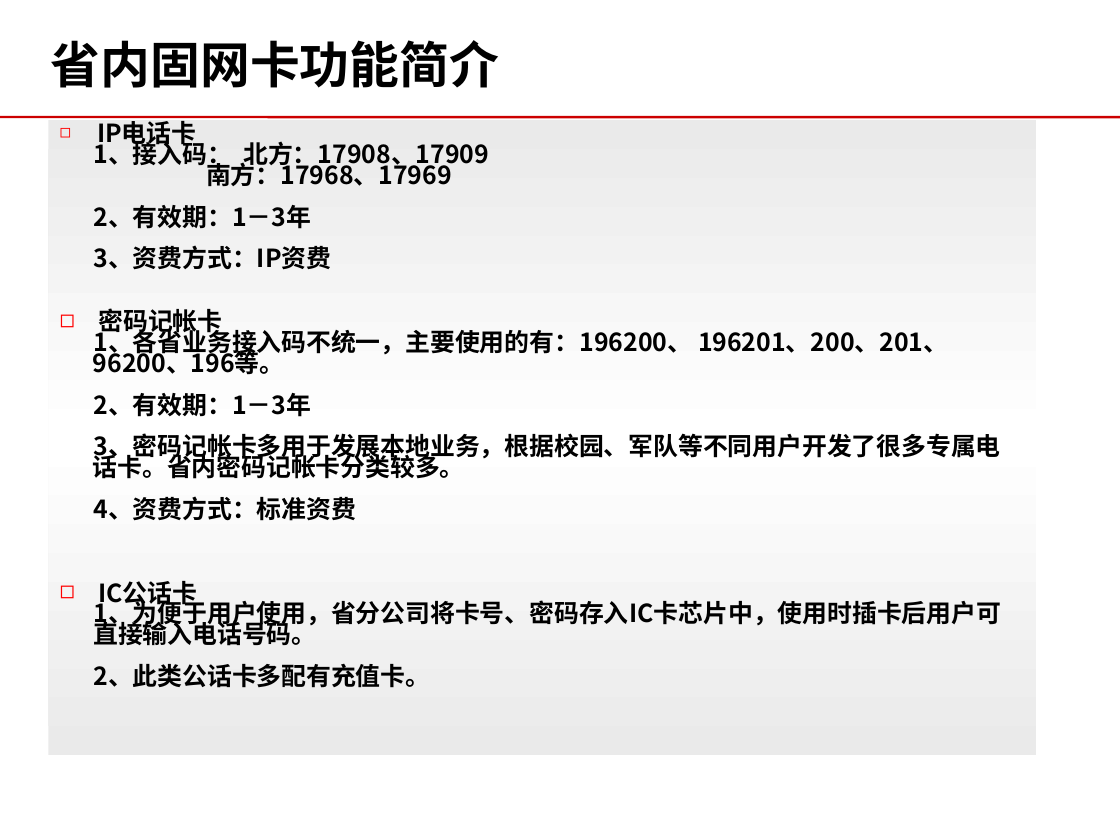
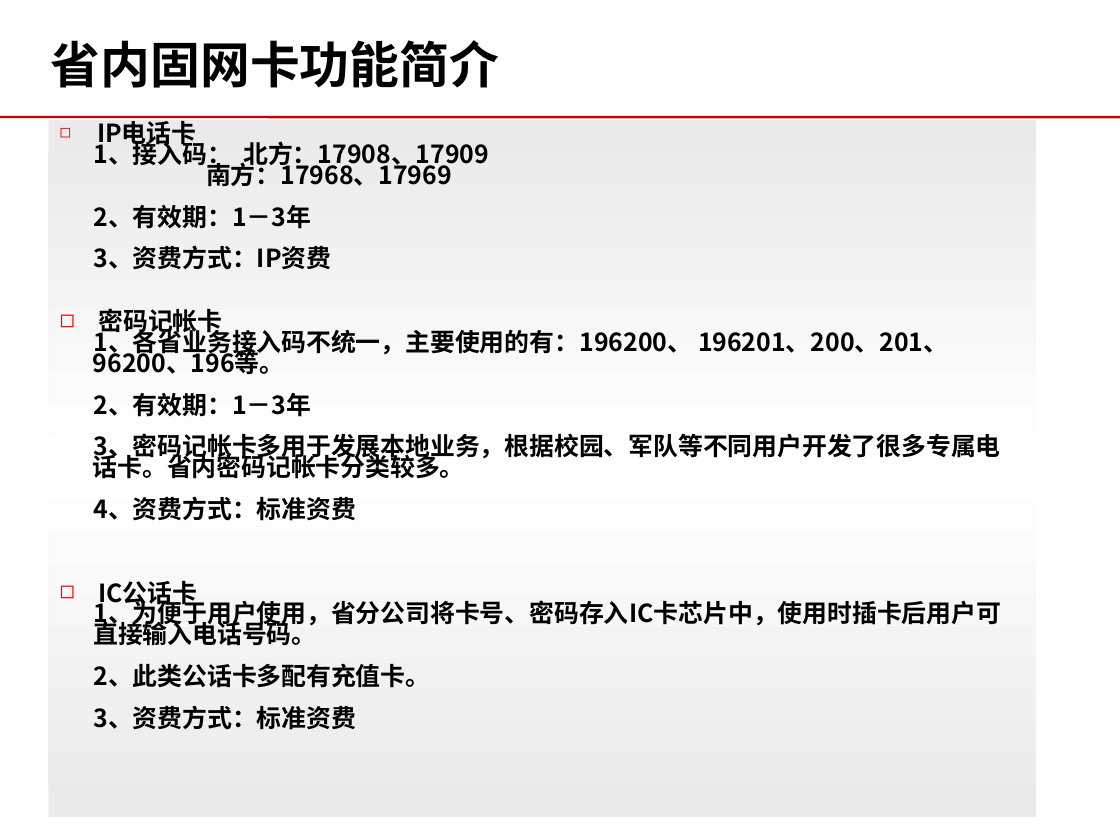
Before and after one commit to momo1101/unicardsrch, a slide deck: slide 63 of 软课题文本/软课题-中国联通电信卡业务及策略研究.ppt. Drawn at 1120x840 pixels with LibreOffice and Linux fonts; fonts in the diff are those of the drawing; background and template pictures are left out. Boxes give left, top, right and bottom in pixels: in the first picture for what was removed or moved away, otherwise in the second. Text is boxed around its words. In the diff, an @@ line names an element or a change of style, - is before the commit and + after.

```diff
--- a/软课题文本/软课题-中国联通电信卡业务及策略研究.ppt
+++ b/软课题文本/软课题-中国联通电信卡业务及策略研究.ppt
@@ text "IP电话卡": place and size @@
-text "IP电话卡" at <box>48,120,1036,755</box>
+text "IP电话卡" at <box>48,120,1036,816</box>
@@ text at <box>93,705,356,730</box>: paragraph added @@
+3、资费方式：标准资费
```
Also in this commit, not shown: 3 slides removed.
